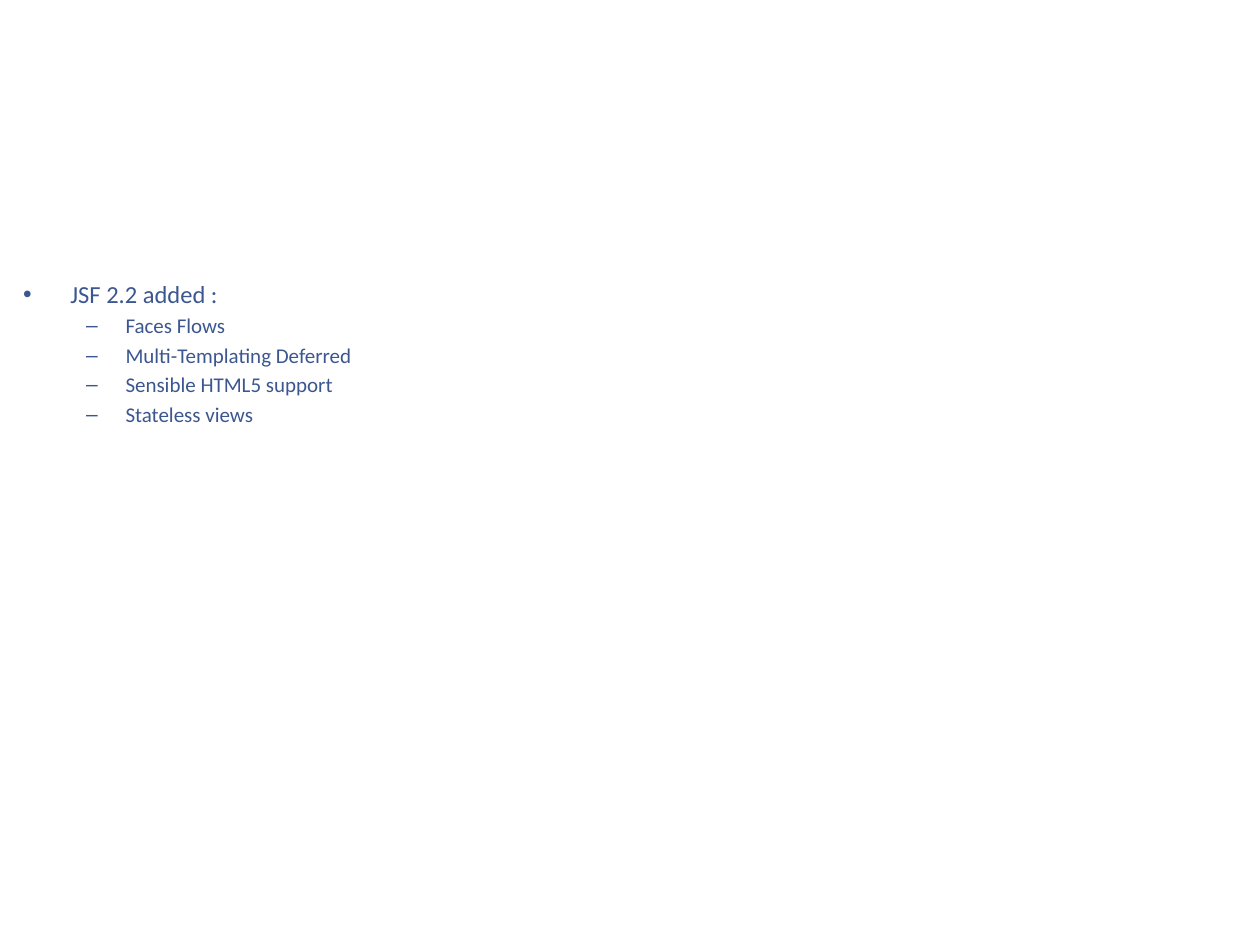
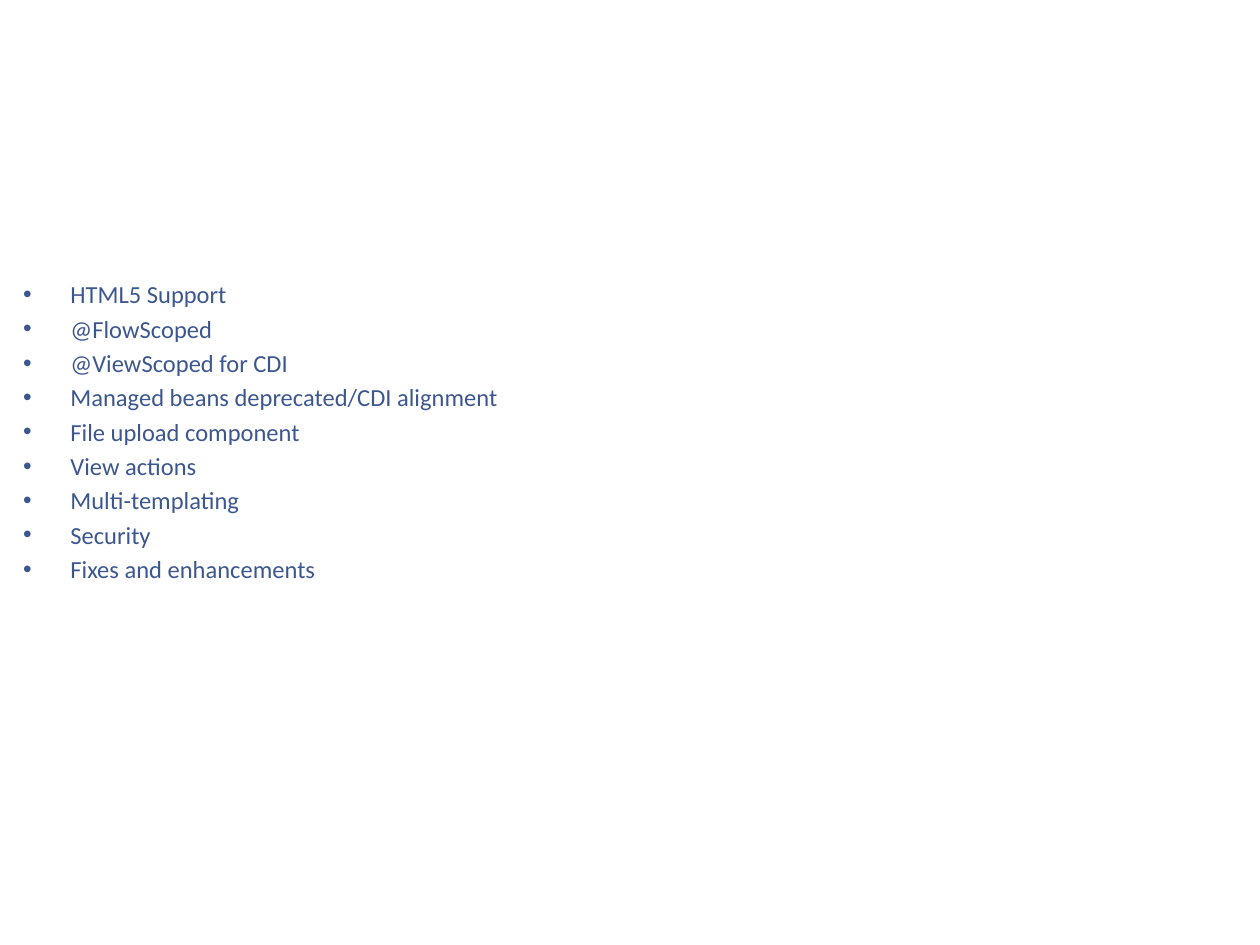
Before and after one commit to kenshincommon/ppts, a slide deck: slide 30 of Presentations/JavaEnterprise7/JavaEnterprise7.pptx (slide 12 before the commit). Drawn at 1260x945 pixels with LibreOffice and Linux fonts; fonts in the diff are those of the drawing; background and template pictures are left out. Boxes give left, top, right and bottom in pixels: in the first picture for what was removed or moved away, otherwise in the second. Text is boxed around its words. In the diff, an @@ line names an element or a change of style, - is before the commit and + after.

```diff
--- a/Presentations/JavaEnterprise7/JavaEnterprise7.pptx
+++ b/Presentations/JavaEnterprise7/JavaEnterprise7.pptx
@@ text at [70,287,497,578]: text changed; size 12 to 14 pt @@
-• JSF 2.2 added :
-  – Faces Flows
-  – Multi-Templating Deferred
-  – Sensible HTML5 support
-  – Stateless views
+• HTML5 Support
+• @FlowScoped
+• @ViewScoped for CDI
+• Managed beans deprecated/CDI alignment
+• File upload component
+• View actions
+• Multi-templating
+• Security
+• Fixes and enhancements
```
Also in this commit, not shown: 22 other slides changed, 41 slides added, 31 slides removed, 1 other file.
